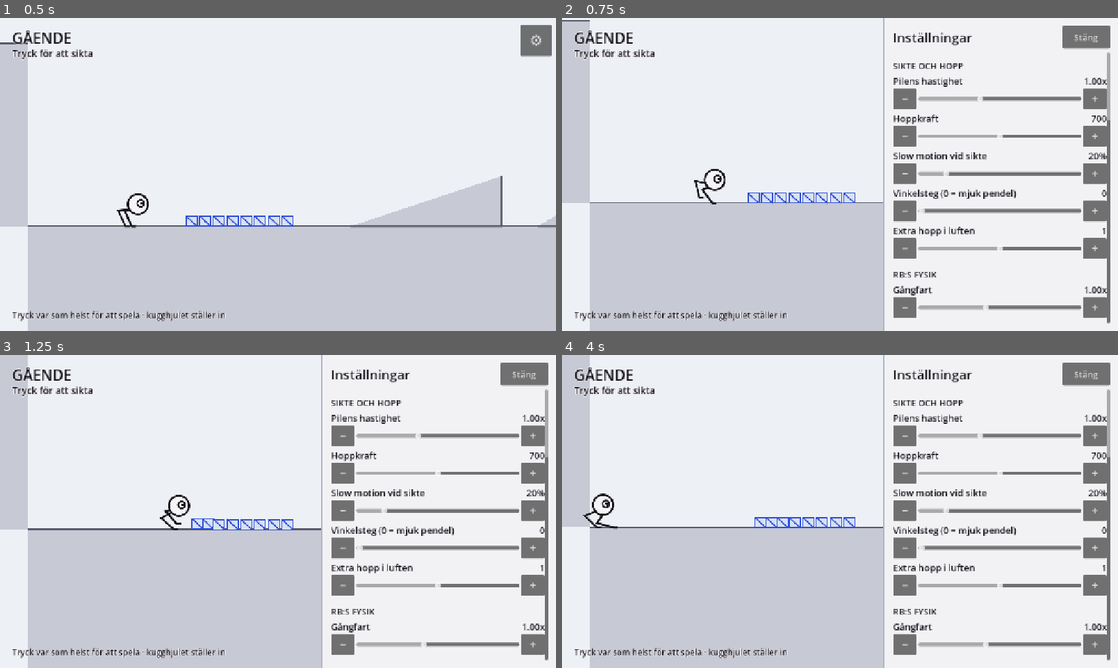
Above: before the commit, frames 1-4 (two rows, left to right).
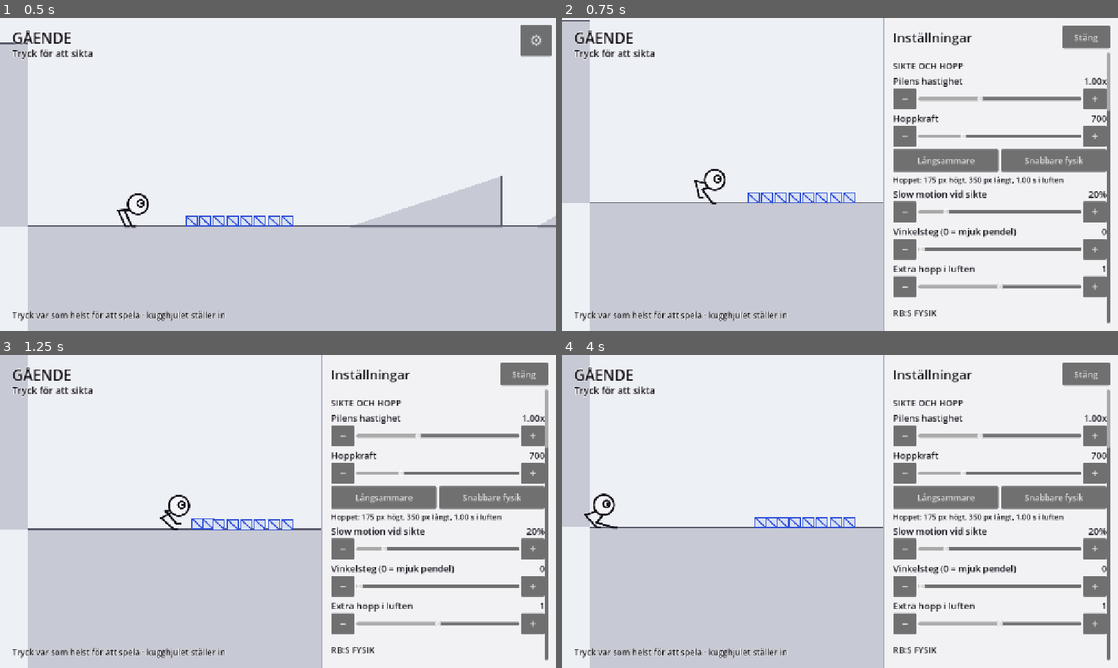
Above: after the commit, the same moments.

Repository: ojojboll-ui/Robo-ball
Game: Godot game, scene res://main/main.tscn
Two runs of this game, one before a commit and one after it. Both use one fixed random seed, a clock stepped at 60 frames per second and the inputs below.
Inputs (mouse positions are in pixels of both pictures, inside the frame that each line leads up to):
- Up to frame 1 (0.5 s): no input
- Up to frame 2 (0.75 s): click "⚙" at 0.5 s
- Up to frame 3 (1.25 s): no input
- Up to frame 4 (4 s): click (945, 498) at 1.25 s, where only the run after the commit has a clickable "Långsammare"; click (1051, 498) at 2 s, where only the run after the commit has a clickable "Snabbare fysik"; click "Stäng" at 2.75 s; click "⚙" at 3.5 s

Frame 1 is identical in both runs. In frame 2, 7.4% of the frame differs, in the area x 59-99%, y 29-96%; in frame 3, 7.4%; in frame 4, 7.5%, in the area x 3-99%, y 29-96%.

Commit message:
Give the floaty feel a knob that actually reaches it
Reported: the physics feels like being underwater, and no slider changes
it. The reading was right, and the sliders were the problem.

At the defaults a jump rises 175 px and hangs for a full second, and RB
is 70 px tall — two and a half body heights over a whole second is
underwater. Gravity and jump power are the axis, but they have to move
together: raising gravity alone shortens the jump instead of quickening
it. Scale gravity by k and power by the square root of k and the arc
keeps its exact height and length while hang time changes by one over
root k.

That is impossible to find by hand, so the panel now has two buttons that
do it, and a readout underneath that translates the numbers into what
they mean: how high, how far, how long. Two presses of the faster button
take hang time from 1.00 s to 0.71 s with the arc unchanged.

The ranges were also too narrow to reach a snappy feel — gravity stopped
at 2400 where about 2800 is wanted, and jump power at 1100 against 990
needed to match. Gravity now runs to 6000 and power to 1800.

And three things that shape the same feel had no slider at all: how hard
RB presses into the ground, how quickly the legs reach walking speed, and
the stiffness and damping of the spring the body hangs from. A soft
spring is exactly what makes a body look buoyant, so it belonged in the
panel from the start.

Co-Authored-By: Claude Opus 5 <noreply@anthropic.com>
Claude-Session: https://claude.ai/code/session_01BFuXiawrAFSoffrH8t6SUi

Diff:
--- a/game/actor/legs.gd
+++ b/game/actor/legs.gd
@@ -27,8 +27,6 @@
 var body_height := 48.0
 const LIFT := 13.0         ## hur högt foten lyfts under ett steg
 const MAX_SAG := 16.0      ## hur långt kroppen får hamna från kollisionskroppen
-const STIFFNESS := 220.0
-const DAMPING := 22.0
 const MIN_STRIDE := 22.0
 const MAX_STRIDE := 52.0
 ## Så långt benet når. Höften sitter 34 px över marken och ett steg framåt lägger
@@ -217,8 +215,8 @@
 	var along := (support + normal * body_height - anchor).dot(normal)
 	var target := anchor + normal * clampf(along, -MAX_SAG, MAX_SAG)
 
-	_body_vel += (target - body_point) * STIFFNESS * delta
-	_body_vel *= exp(-DAMPING * delta)
+	_body_vel += (target - body_point) * Settings.leg_stiffness * delta
+	_body_vel *= exp(-Settings.leg_damping * delta)
 	body_point += _body_vel * delta
 
 	# Sista spärren: grafiken får aldrig lämna kollisionskroppen.
--- a/game/actor/robo_ball.gd
+++ b/game/actor/robo_ball.gd
@@ -34,18 +34,16 @@
 const TUCK_SPEED := 6.5        ## hur snabbt benen viks in, ~0.15 s
 const BODY_LIFT := STAND_HALF - RADIUS   ## bollens mitt över kollisionsmitten
 const WALK_SPEED := 130.0
-const WALK_ACCEL := 900.0      ## hur hårt benen driver mot gångfarten
 const AIM_MIN_DEG := 20.0
 const AIM_MAX_DEG := 160.0
 const AUTO_AIM_DELAY := 0.7    ## hur länge pilen visas innan spelet hoppar åt en
 const SAFETY_MARGIN := 2.0     ## slack i förflyttningstaket, se _move()
 const STAND_UP_MARGIN := 6.0   ## hysteres, annars fladdrar han mellan lägena
-## Hur hårt han hålls mot underlaget. Farten är helt tangentiell, och uppför en
-## backe pekar tangenten bort från marken — utan den här kraften lättar han från
-## ytan var trettonde bildruta och spelet fladdrar mellan "går" och "i luften".
-## Den är också vad som håller honom kvar över en krön: räcker den inte, lyfter
-## han, precis som han ska.
-const GROUND_STICK := 150.0
+## Hur hårt han hålls mot underlaget ligger i Settings.ground_stick. Farten är
+## helt tangentiell, och uppför en backe pekar tangenten bort från marken — utan
+## den kraften lättar han från ytan var trettonde bildruta och spelet fladdrar
+## mellan "går" och "i luften". Den avgör också hur väl han följer med över ett
+## krön: räcker den inte, lyfter han, precis som han ska.
 const SIM_STEP := 1.0 / 45.0
 const SIM_STEPS := 70
 
@@ -129,12 +127,12 @@
 
 	if state == State.WALK:
 		var target := facing * WALK_SPEED * Settings.walk_speed
-		ground_speed = move_toward(ground_speed, target, WALK_ACCEL * delta)
+		ground_speed = move_toward(ground_speed, target, Settings.walk_accel * delta)
 	else:
 		ground_speed = move_toward(ground_speed, 0.0, Settings.roll_friction * delta)
 
 	spin += ground_speed / RADIUS * delta
-	velocity = t * ground_speed - ground_normal * GROUND_STICK
+	velocity = t * ground_speed - ground_normal * Settings.ground_stick
 	_move(delta)
 	_push_things(0.5)
 
--- a/game/core/settings.gd
+++ b/game/core/settings.gd
@@ -49,6 +49,12 @@
 var crate_bounce := 0.0        ## 0.0–0.9
 var crate_gravity := 1.0       ## 0.2–3.0, gravitationsskala för lösa föremål
 
+## Saknade reglage tidigare, och alla tre bidrar till hur "flytande" han känns.
+var ground_stick := 150.0      ## hur hårt han trycks mot underlaget
+var walk_accel := 900.0        ## hur snabbt benen når full gångfart
+var leg_stiffness := 220.0     ## benfjädringens styvhet
+var leg_damping := 22.0        ## benfjädringens dämpning
+
 ## Markkontrollern och rullningen
 var leg_max_slope := 38.0      ## grader, brantast benen klarar innan de åker in
 var roll_max_slope := 62.0     ## grader, brantast han håller sig kvar som boll
@@ -82,6 +88,10 @@
 		"crate_friction": crate_friction,
 		"crate_bounce": crate_bounce,
 		"crate_gravity": crate_gravity,
+		"ground_stick": ground_stick,
+		"walk_accel": walk_accel,
+		"leg_stiffness": leg_stiffness,
+		"leg_damping": leg_damping,
 		"leg_max_slope": leg_max_slope,
 		"roll_max_slope": roll_max_slope,
 		"roll_friction": roll_friction,
@@ -111,6 +121,10 @@
 	crate_friction = float(data.get("crate_friction", crate_friction))
 	crate_bounce = float(data.get("crate_bounce", crate_bounce))
 	crate_gravity = float(data.get("crate_gravity", crate_gravity))
+	ground_stick = float(data.get("ground_stick", ground_stick))
+	walk_accel = float(data.get("walk_accel", walk_accel))
+	leg_stiffness = float(data.get("leg_stiffness", leg_stiffness))
+	leg_damping = float(data.get("leg_damping", leg_damping))
 	leg_max_slope = float(data.get("leg_max_slope", leg_max_slope))
 	roll_max_slope = float(data.get("roll_max_slope", roll_max_slope))
 	roll_friction = float(data.get("roll_friction", roll_friction))
--- a/game/ui/tuning_panel.gd
+++ b/game/ui/tuning_panel.gd
@@ -23,6 +23,10 @@
 var _rows: VBoxContainer
 var _gear: Button
 var _travel: GridContainer
+var _tempo_note: Label
+## Uppslag från reglagets rubrik till dess delar, så att värden som ändrats
+## någon annanstans (tempoknapparna) kan skrivas tillbaka i gränssnittet.
+var _rows_by_title: Dictionary = {}
 var _open := false
 
 func _ready() -> void:
@@ -112,8 +116,9 @@
 	_section("Sikte och hopp")
 	_slider("Pilens hastighet", 0.1, 2.5, 0.05, Settings.aim_sweep_speed,
 		func(v: float) -> void: Settings.aim_sweep_speed = v, "%.2fx")
-	_slider("Hoppkraft", 300.0, 1100.0, 10.0, Settings.jump_power,
+	_slider("Hoppkraft", 300.0, 1800.0, 10.0, Settings.jump_power,
 		func(v: float) -> void: Settings.jump_power = v, "%.0f")
+	_tempo_buttons()
 	_slider("Slow motion vid sikte", 0.05, 1.0, 0.05, Settings.slowmo,
 		func(v: float) -> void: Settings.slowmo = v, "%.0f%%", 100.0)
 	_slider("Vinkelsteg (0 = mjuk pendel)", 0.0, 9.0, 1.0, float(Settings.aim_steps),
@@ -124,12 +129,20 @@
 	_section("RB:s fysik")
 	_slider("Gångfart", 0.3, 2.0, 0.05, Settings.walk_speed,
 		func(v: float) -> void: Settings.walk_speed = v, "%.2fx")
-	_slider("Gravitation", 600.0, 2400.0, 20.0, Settings.rb_gravity,
+	_slider("Gravitation", 600.0, 6000.0, 20.0, Settings.rb_gravity,
 		func(v: float) -> void: Settings.rb_gravity = v, "%.0f")
 	_slider("Studs mot väggar", 0.0, 0.9, 0.05, Settings.wall_bounce,
 		func(v: float) -> void: Settings.wall_bounce = v, "%.2f")
 	_slider("Knuffkraft mot föremål", 0.1, 2.0, 0.05, Settings.push_force,
 		func(v: float) -> void: Settings.push_force = v, "%.2f")
+	_slider("Markfäste", 0.0, 600.0, 10.0, Settings.ground_stick,
+		func(v: float) -> void: Settings.ground_stick = v, "%.0f")
+	_slider("Gångacceleration", 200.0, 4000.0, 50.0, Settings.walk_accel,
+		func(v: float) -> void: Settings.walk_accel = v, "%.0f")
+	_slider("Benens fjädring", 60.0, 900.0, 10.0, Settings.leg_stiffness,
+		func(v: float) -> void: Settings.leg_stiffness = v, "%.0f")
+	_slider("Fjädringens dämpning", 4.0, 50.0, 1.0, Settings.leg_damping,
+		func(v: float) -> void: Settings.leg_damping = v, "%.0f")
 
 	_section("Rullning")
 	_check("Dra in benen i branta backar", Settings.auto_roll,
@@ -220,6 +233,16 @@
 
 ## En rad: namn och värde överst, sedan minus, reglage och plus. Knapparna finns
 ## för att ett reglage är svårt att träffa exakt med ett finger på en telefon.
+## Skriver tillbaka ett värde som ändrats någon annanstans in i sitt reglage.
+func _sync(title: String, value: float) -> void:
+	if not _rows_by_title.has(title):
+		return
+	var row: Dictionary = _rows_by_title[title]
+	var slider: HSlider = row["slider"]
+	var label: Label = row["label"]
+	slider.set_value_no_signal(value)
+	label.text = (row["fmt"] as String) % (value * (row["scale"] as float))
+
 func _slider(title: String, minv: float, maxv: float, step: float, value: float,
 		setter: Callable, fmt := "%.2f", display_scale := 1.0) -> void:
 	var row := VBoxContainer.new()
@@ -254,6 +277,7 @@
 	minus.pressed.connect(func() -> void: slider.value -= step)
 	plus.pressed.connect(func() -> void: slider.value += step)
 
+	_rows_by_title[title] = {"slider": slider, "label": value_label, "fmt": fmt, "scale": display_scale}
 	slider.value_changed.connect(func(v: float) -> void:
 		value_label.text = fmt % (v * display_scale)
 		setter.call(v)
@@ -268,6 +292,46 @@
 	line.add_child(plus)
 	row.add_child(line)
 	_rows.add_child(row)
+
+## Gravitation och hoppkraft hör ihop. Skalas gravitationen med k och kraften med
+## roten ur k behåller hoppet exakt samma höjd och längd, men tiden i luften
+## ändras med 1/√k. Det är alltså rent tempo — precis den skruv man vill ha när
+## fysiken känns flytande, och den som är svårast att hitta för hand.
+func _tempo_buttons() -> void:
+	var row := HBoxContainer.new()
+	row.add_theme_constant_override("separation", 6)
+	for entry in [["Långsammare", 1.0 / 1.4], ["Snabbare fysik", 1.4]]:
+		var factor: float = entry[1]
+		var button := Button.new()
+		button.text = str(entry[0])
+		button.custom_minimum_size = Vector2(0, 52)
+		button.add_theme_font_size_override("font_size", 19)
+		button.size_flags_horizontal = Control.SIZE_EXPAND_FILL
+		button.pressed.connect(func() -> void: _scale_tempo(factor))
+		row.add_child(button)
+	_rows.add_child(row)
+	_tempo_note = Label.new()
+	_tempo_note.add_theme_font_size_override("font_size", 17)
+	_tempo_note.add_theme_color_override("font_color", Palette.INK)
+	_rows.add_child(_tempo_note)
+	_update_tempo_note()
+
+func _scale_tempo(factor: float) -> void:
+	Settings.rb_gravity = clampf(Settings.rb_gravity * factor, 600.0, 6000.0)
+	Settings.jump_power = clampf(Settings.jump_power * sqrt(factor), 300.0, 1800.0)
+	Settings.notify_changed()
+	Settings.save_settings()
+	_update_tempo_note()
+	_sync("Gravitation", Settings.rb_gravity)
+	_sync("Hoppkraft", Settings.jump_power)
+
+func _update_tempo_note() -> void:
+	if _tempo_note == null:
+		return
+	var g: float = Settings.rb_gravity
+	var v: float = Settings.jump_power
+	_tempo_note.text = "Hoppet: %.0f px högt, %.0f px långt, %.2f s i luften" % [
+		v * v / (2.0 * g), v * v / g, 2.0 * v / g]
 
 func _step_button(text: String) -> Button:
 	var button := Button.new()
Not shown, changed: docs/DESIGN.md
